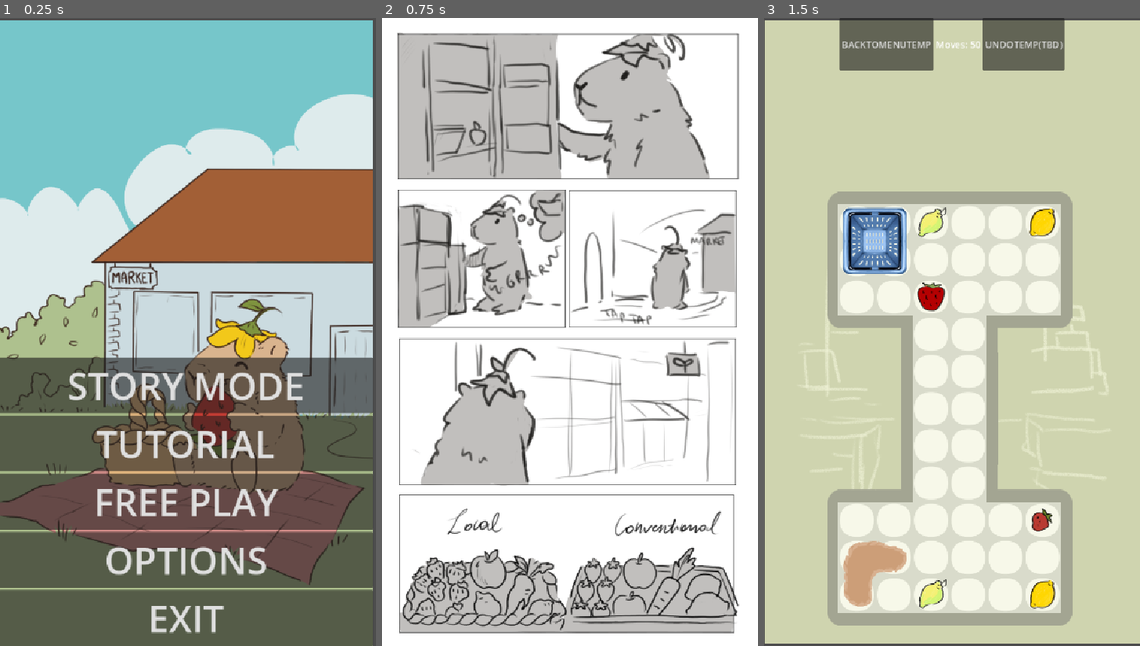
Above: before the commit, frames 1-3 (left to right).
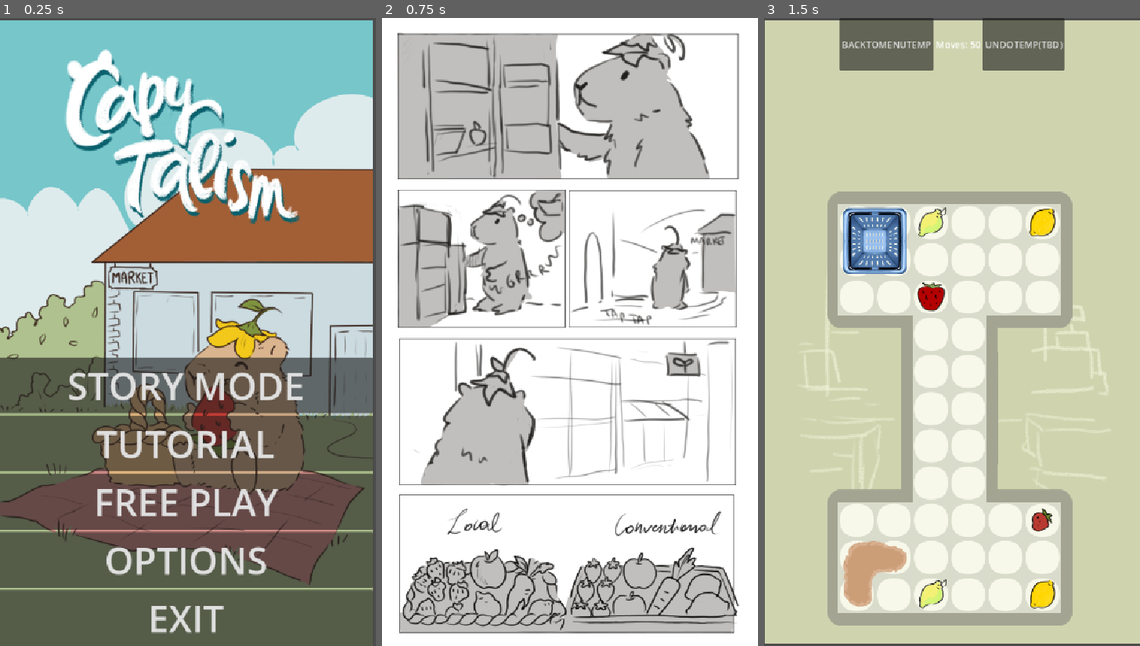
Above: after the commit, the same moments.

Repository: DrSkyrim/learning-game-development
Game: Godot game, scene res://Scenes/menus/main_menu.tscn
The game is run twice, just before and just after one commit, with the same random seed, the same clock (stepped at 60 frames per second) and the same inputs.
Inputs (mouse positions are in pixels of both pictures, inside the frame that each line leads up to):
- Up to frame 1 (0.25 s): no input
- Up to frame 2 (0.75 s): click "STORY MODE" at 0.5 s
- Up to frame 3 (1.5 s): tap Enter at 1.25 s; move the mouse to (1034, 300) at 1.27 s; press the mouse at (1034, 300) at 1.28 s

The runs differ from the first frame. In frame 1, 6.0% of the frame differs, in the area x 17-80%, y 5-33%; in frame 2, nothing differs; in frame 3, nothing differs.

Commit message:
v_0_0_6 Web Build & Title Screen
Created the web build of the current version and moved the old version to Old folder.

Updated also the title screen to have a logo.
Just changed the image, did not include new images.

Diff:
--- a/learning-game-development/Scenes/menus/main_menu.tscn
+++ b/learning-game-development/Scenes/menus/main_menu.tscn
@@ -1,7 +1,7 @@
 [gd_scene format=3 uid="uid://b7ap5am8xo23a"]
 
 [ext_resource type="Script" uid="uid://cu07ltn7qm7" path="res://Scripts/main_menu.gd" id="1_1bxdl"]
-[ext_resource type="Texture2D" uid="uid://08vpri2agp24" path="res://Assets/Graphics/UI/title screen/screen_background_title.png" id="2_b55im"]
+[ext_resource type="Texture2D" uid="uid://sgsas22tpey4" path="res://Assets/Graphics/UI/title screen/backgroun_with_title_screen.png" id="2_b55im"]
 
 [node name="main_menu" type="Control" unique_id=1806877066]
 layout_mode = 3
Not shown, added: learning-game-development/Builds/Web/Old/ver_0_0_5 (eni).apple-touch-icon.png.import
Not shown, added: learning-game-development/Builds/Web/Old/ver_0_0_5 (eni).icon.png.import
Not shown, added: learning-game-development/Builds/Web/Old/ver_0_0_5 (eni).png.import
Not shown, removed: learning-game-development/Builds/Web/ver_0_0_5 (eni).apple-touch-icon.png.import
Not shown, removed: learning-game-development/Builds/Web/ver_0_0_5 (eni).icon.png.import
Not shown, removed: learning-game-development/Builds/Web/ver_0_0_5 (eni).png.import
Not shown, added: learning-game-development/Builds/Web/ver_0_0_6 (eni).apple-touch-icon.png.import
Not shown, added: learning-game-development/Builds/Web/ver_0_0_6 (eni).icon.png.import
Not shown, added: learning-game-development/Builds/Web/ver_0_0_6 (eni).png.import
Not shown, changed: learning-game-development/export_presets.cfg
Not shown, added: learning-game-development/Builds/Web/Old/ver_0_0_5 (eni).apple-touch-icon.png
Not shown, added: learning-game-development/Builds/Web/Old/ver_0_0_5 (eni).audio.position.worklet.js
(and 26 more such lines)
